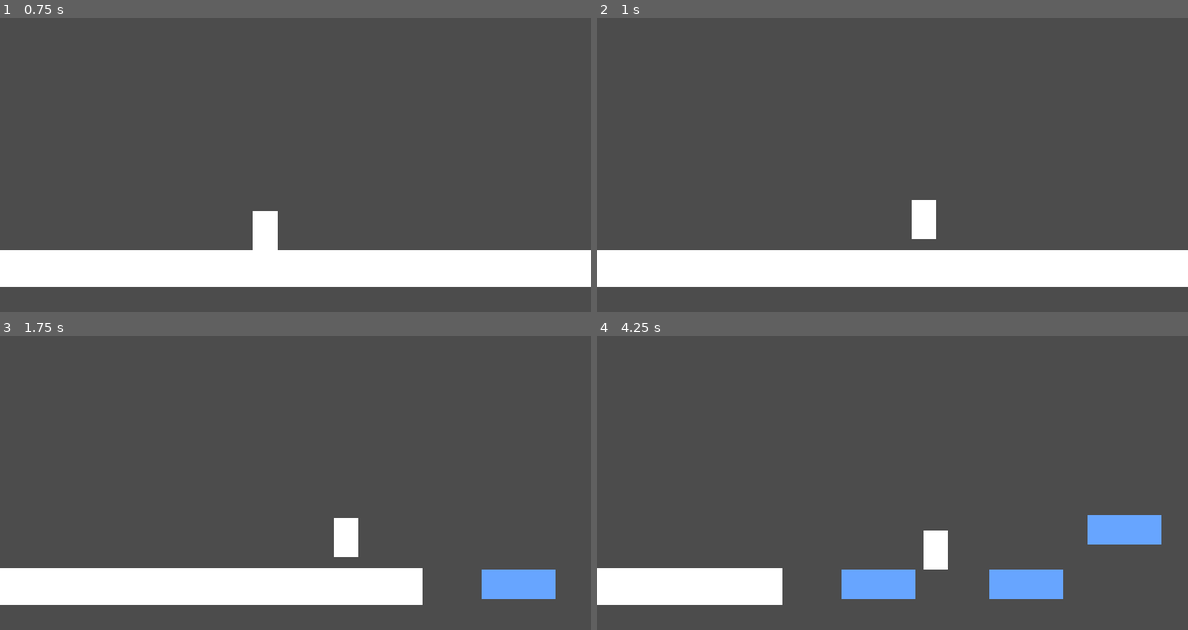
Above: before the commit, frames 1-4 (two rows, left to right).
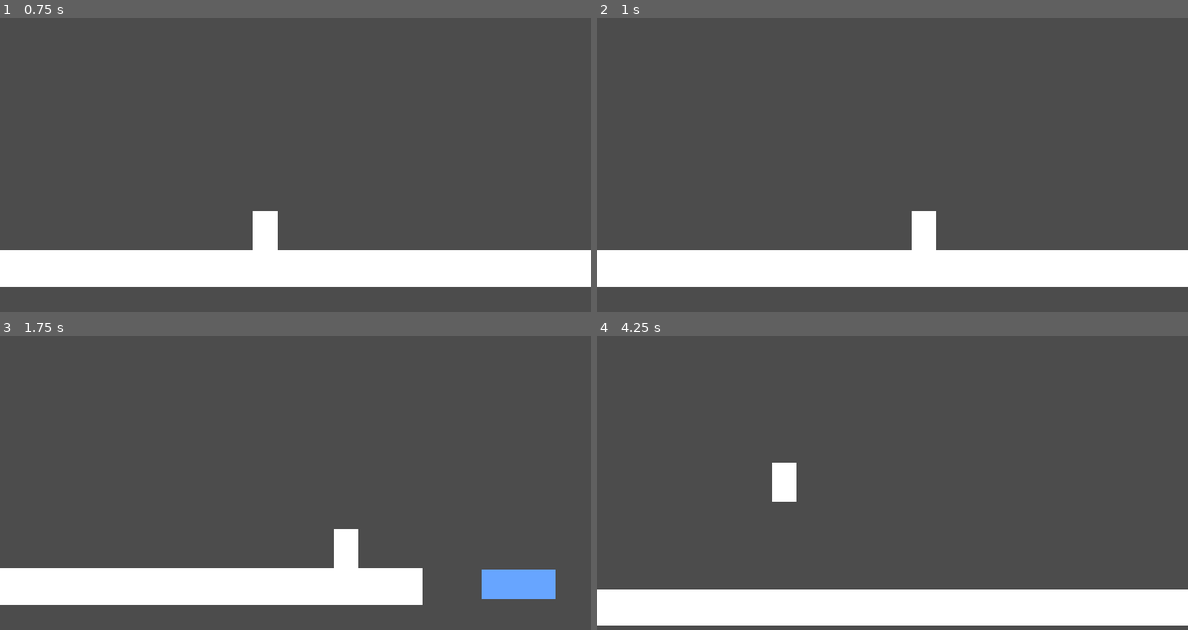
Above: after the commit, the same moments.

Repository: pigdevstudio/kitchen-tales
Game: Godot game, scene res://levels/Playground.tscn
Same seed, same stepped clock (60 frames per second), same inputs: the game is played once before the commit and once after it.
Inputs:
- Up to frame 1 (0.75 s): hold D (walk_right) from 0.53 s (still down); tap Shift (dash) at 0.6 s
- Up to frame 2 (1 s): keep holding D (walk_right); tap Space (jump) at 0.77 s
- Up to frame 3 (1.75 s): keep holding D (walk_right); tap Shift (dash) at 1.35 s; tap Space (jump) at 1.52 s
- Up to frame 4 (4.25 s): release D (walk_right) at 2.03 s; hold A (walk_left) 2.03-2.78 s; tap Shift (dash) at 2.1, 2.85, 3.6 s; hold D (walk_right) from 2.78 s (still down); tap Space (jump) at 3.02, 3.77 s

Frame 1 is identical in both runs. In frame 2, 0.3% of the frame differs, in the area x 53-58%, y 61-79%; in frame 3, 0.3%; in frame 4, 17%, in the area x 0-100%, y 43-99%.
Error after the commit: Parse Error: The identifier "plaform_actor" isn't declared in the current scope. (res://actors/Jump.gd:11)

Commit message:
Fix typo and add ability to enable or disable air-dash

Diff:
--- a/source/actors/Dash.gd
+++ b/source/actors/Dash.gd
@@ -3,19 +3,27 @@
 signal finished
 
 export (float) var distance = 300.0
+export (bool) var air_dash = true setget set_air_dash
 
 var initial_position = Vector2(0, 0)
 
-
 func _physics_process(delta):
-	if plaform_actor.is_on_floor():
-		if (initial_position.distance_to(plaform_actor.position)
-				> distance):
-			emit_signal("finished")
-			set_physics_process(false)
+	if (initial_position.distance_to(platform_actor.position)
+			> distance):
+		emit_signal("finished")
+		set_physics_process(false)
 
 
 func set_physics_process(enable):
 	if enable:
-		initial_position = plaform_actor.position
+		if not platform_actor.is_on_floor() and not air_dash:
+			return
+		emit_signal("started")
+		initial_position = platform_actor.position
+	else:
+		emit_signal("finished")
 	.set_physics_process(enable)
+
+
+func set_air_dash(enabled):
+	air_dash = enabled
--- a/source/actors/Gravity.gd
+++ b/source/actors/Gravity.gd
@@ -4,6 +4,6 @@
 export (Vector2) var direction = Vector2.DOWN
 
 func _physics_process(delta):
-	if plaform_actor.is_on_floor():
+	if platform_actor.is_on_floor():
 		return
-	plaform_actor.velocity += (direction * strength) * delta
+	platform_actor.velocity += (direction * strength) * delta
--- a/source/actors/PlatformPhysics.gd
+++ b/source/actors/PlatformPhysics.gd
@@ -1,6 +1,6 @@
 class_name PlaformPhysics
 extends Node
 
-onready var plaform_actor = get_node(plaform_actor_path)
+onready var platform_actor = get_node(platform_actor_path)
 
-export (NodePath) var plaform_actor_path = ".."
+export (NodePath) var platform_actor_path = ".."
--- a/source/actors/Walk.gd
+++ b/source/actors/Walk.gd
@@ -4,7 +4,7 @@
 var movement_direction = 0 setget set_movement_direction
 
 func _physics_process(delta):
-	plaform_actor.velocity.x = movement_direction * speed
+	platform_actor.velocity.x = movement_direction * speed
 
 
 func set_movement_direction(new_direction):
--- a/source/levels/Playground.tscn
+++ b/source/levels/Playground.tscn
@@ -3,27 +3,26 @@
 [ext_resource path="res://utility/Geometry2D.gd" type="Script" id=1]
 [ext_resource path="res://actors/PlatformActor.tscn" type="PackedScene" id=2]
 
-[sub_resource type="GDScript" id=8]
+[sub_resource type="GDScript" id=1]
 script/source = "extends Node2D
 
 func _on_Void_body_entered(body):
 	get_tree().reload_current_scene()
 "
 
-[sub_resource type="RectangleShape2D" id=1]
+[sub_resource type="RectangleShape2D" id=2]
 extents = Vector2( 1040, 59.2 )
 
+[sub_resource type="RectangleShape2D" id=3]
+extents = Vector2( 608, 59.2 )
+
 [sub_resource type="RectangleShape2D" id=4]
-extents = Vector2( 608, 59.2 )
+extents = Vector2( 140, 90 )
 
 [sub_resource type="RectangleShape2D" id=5]
-extents = Vector2( 140, 90 )
-
-[sub_resource type="RectangleShape2D" id=2]
 extents = Vector2( 120, 47.9999 )
 
-[sub_resource type="Animation" id=3]
-resource_name = "vertical_movement"
+[sub_resource type="Animation" id=6]
 length = 4.0
 loop = true
 tracks/0/type = "value"
@@ -70,23 +69,23 @@
 position = Vector2( 2028, 56 )
 
 [node name="Geometry2D" type="CollisionShape2D" parent="Ground2"]
+shape = SubResource( 3 )
+script = ExtResource( 1 )
+
+[node name="Ground3" type="StaticBody2D" parent="."]
+editor/display_folded = true
+position = Vector2( 1560, -88 )
+
+[node name="Geometry2D" type="CollisionShape2D" parent="Ground3"]
 shape = SubResource( 4 )
 script = ExtResource( 1 )
 
-[node name="Ground3" type="StaticBody2D" parent="."]
-editor/display_folded = true
-position = Vector2( 1560, -88 )
-
-[node name="Geometry2D" type="CollisionShape2D" parent="Ground3"]
-shape = SubResource( 5 )
-script = ExtResource( 1 )
-
 [node name="Platform" type="StaticBody2D" parent="."]
 editor/display_folded = true
 position = Vector2( 2328, 1008 )
 
 [node name="Geometry2D" type="CollisionShape2D" parent="Platform"]
-shape = SubResource( 2 )
+shape = SubResource( 5 )
 script = ExtResource( 1 )
 color = Color( 0.407843, 0.65098, 1, 1 )
 
@@ -104,16 +103,16 @@
 position = Vector2( 3128, 832 )
 
 [node name="Geometry2D" type="CollisionShape2D" parent="Platform3"]
-shape = SubResource( 2 )
+shape = SubResource( 5 )
 script = ExtResource( 1 )
 color = Color( 0.407843, 0.65098, 1, 1 )
 
 [node name="Platform5" type="StaticBody2D" parent="."]
 editor/display_folded = true
-position = Vector2( 120, -512 )
+position = Vector2( 520, -240 )
 
 [node name="Geometry2D" type="CollisionShape2D" parent="Platform5"]
-shape = SubResource( 2 )
+shape = SubResource( 5 )
 script = ExtResource( 1 )
 color = Color( 0.407843, 0.65098, 1, 1 )
 
@@ -163,7 +162,7 @@
 [node name="AnimationPlayer" type="AnimationPlayer" parent="MovingPlatform"]
 autoplay = "vertical_movement"
 playback_process_mode = 0
-anims/vertical_movement = SubResource( 3 )
+anims/vertical_movement = SubResource( 6 )
 
 [node name="Camera2D" type="Camera2D" parent="."]
 position = Vector2( 608, 672 )
Not shown: 8 places in source/levels/Playground.tscn that only renumber resources
